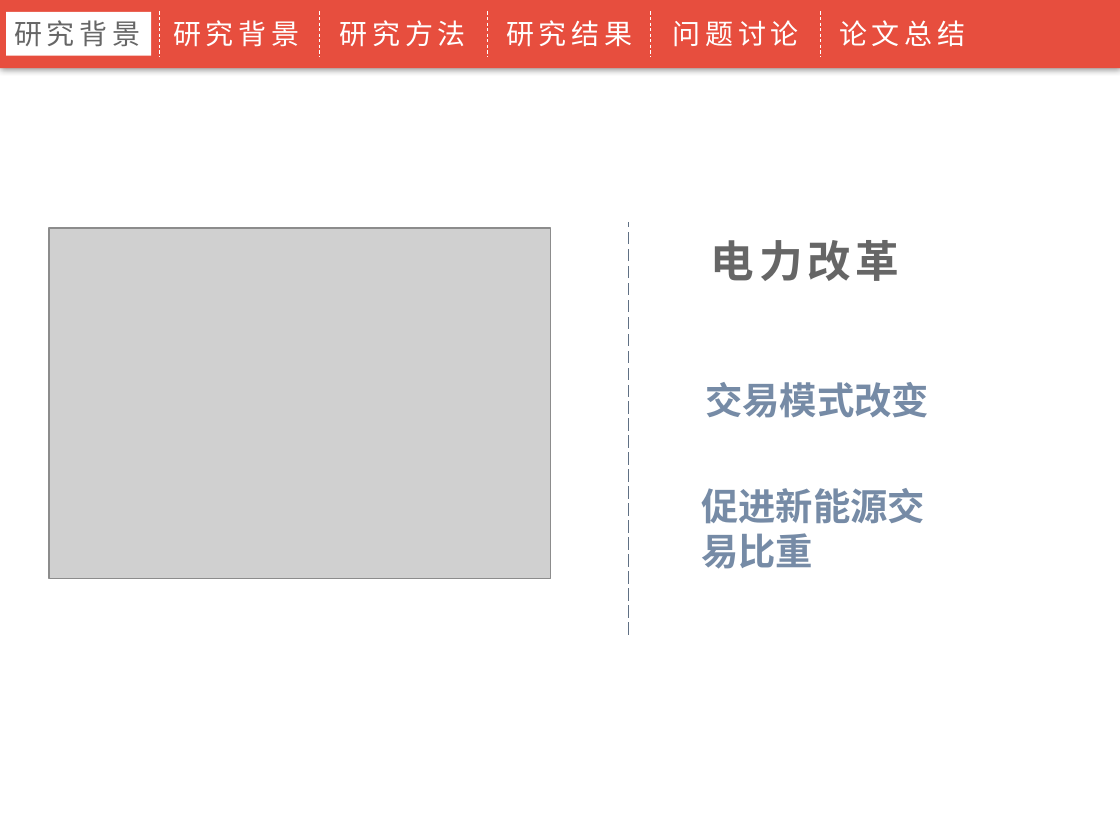
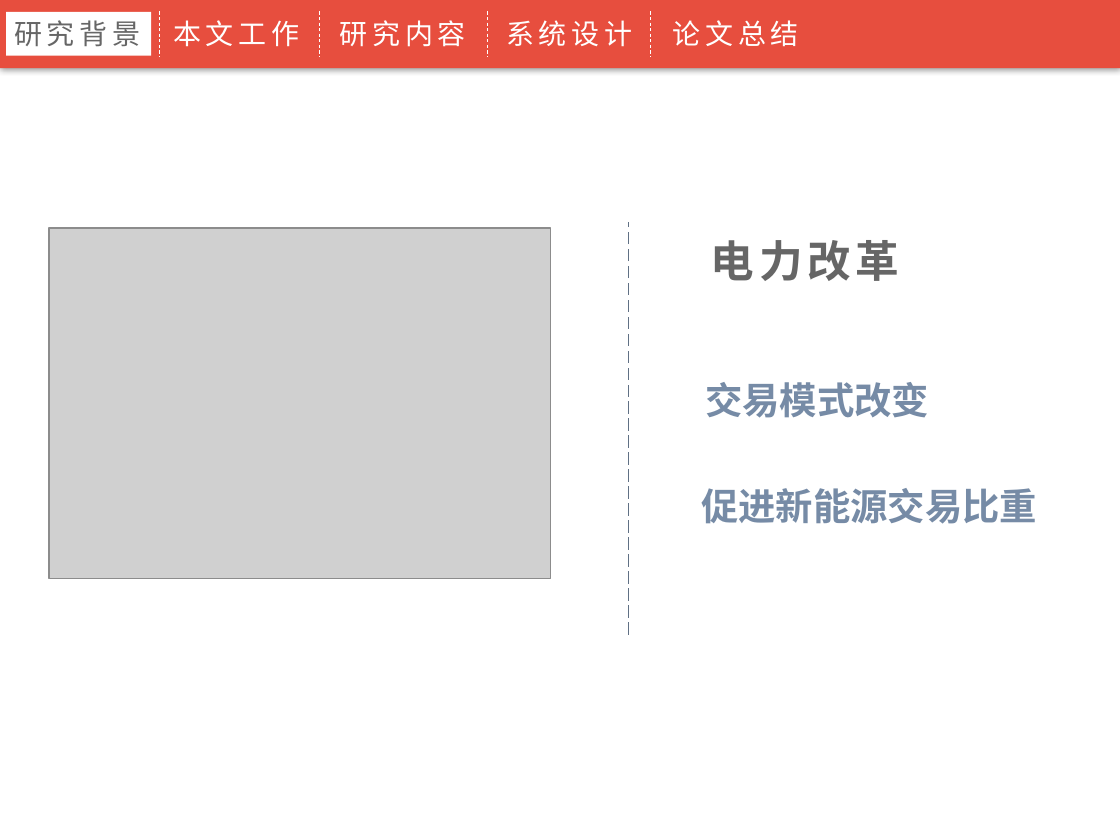
Before and after one commit to xuzhenkang/NoteBook, a slide deck: slide 4 of 毕业相关/毕业论文/答辩/毕业答辩【红色】.pptx. Drawn at 1120x840 pixels with LibreOffice and Linux fonts; fonts in the diff are those of the drawing; grey boxes stand for pictures; background and template pictures are left out. Boxes give left, top, right and bottom in pixels: in the first picture for what was removed or moved away, otherwise in the second. Text is boxed around its words. In the diff, an @@ line names an element or a change of style, - is before the commit and + after.

```diff
--- a/毕业相关/毕业论文/答辩/毕业答辩【红色】.pptx
+++ b/毕业相关/毕业论文/答辩/毕业答辩【红色】.pptx
@@ text at (173, 20, 299, 47): text changed @@
-研究背景
+本文工作
@@ text at (340, 20, 466, 47): text changed @@
-研究方法
+研究内容
@@ text at (506, 20, 632, 47): text changed @@
-研究结果
+系统设计
@@ text "论文总结": place and size @@
-text "论文总结" at (839, 20, 965, 47)
+text "论文总结" at (673, 20, 799, 47)
@@ text removed at (673, 20, 799, 47) @@
-问题讨论
@@ line removed from (821, 11) to (821, 56) @@
@@ text "促进新能源交易比重" rewrapped from (701, 488, 925, 569) to (701, 488, 1037, 524) @@
```
Also in this commit, not shown: 6 other slides changed, 18 slides added, 17 slides removed, 2 other files.
